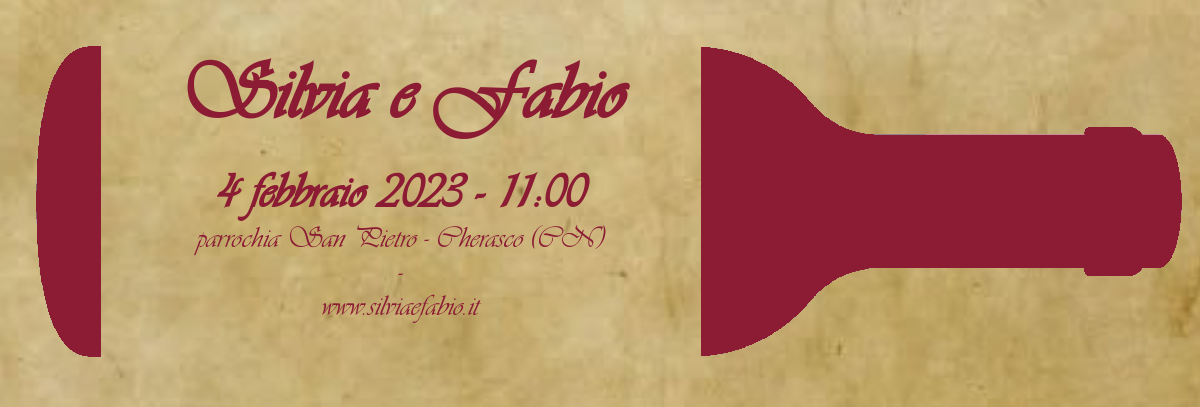
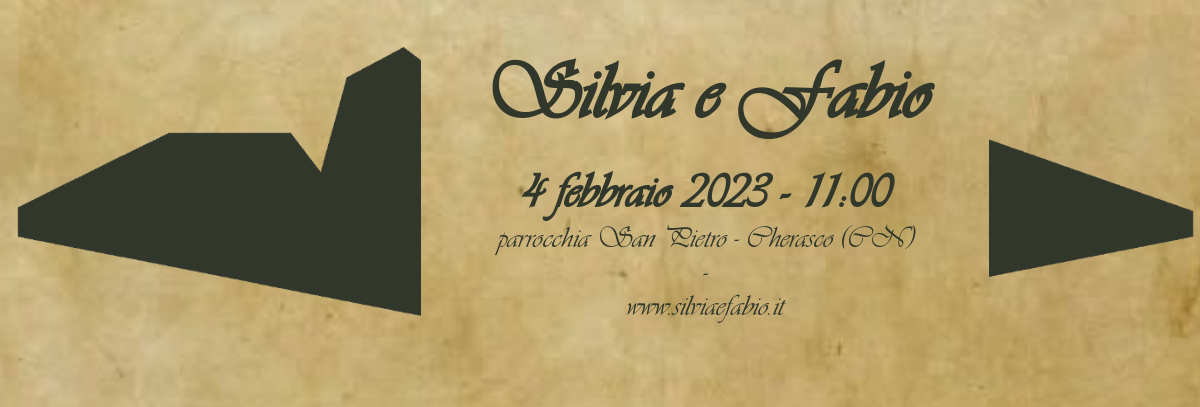
Before/after of a w=1200, h=407 layered artwork. What changed in the layer stack:
painted on "Silvia e Fabio ..." over [187, 58, 935, 323]
renamed "Pasted Layer" to "Pasted Layer #2", painted on it over [17, 46, 1194, 357]
